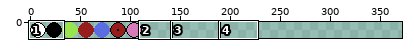
A sprite sheet gets an edit: assets/tiles.png. The first picture is a wide view before the edit; the outline marks the close-up.
Close-up. Before:
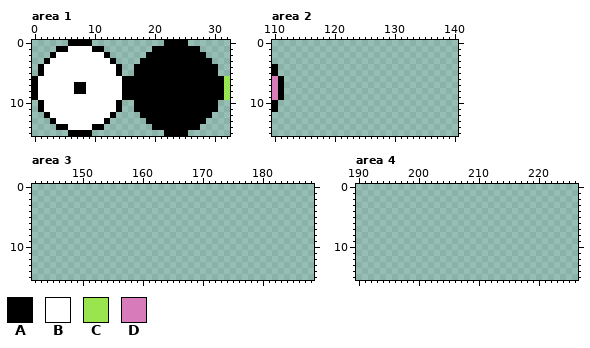
The file is 256x16 pixels. Shown: area 1: x 0..32, y 0..15; area 2: x 110..140, y 0..15; area 3: x 142..188, y 0..15; area 4: x 190..226, y 0..15. The old version is drawn lined up with the new one, on the new canvas. The wide view leaves out empty margins. The commit also changed other parts of the picture, which this record leaves out.
Palette (. is transparent): A #000000  B #ffffff  C #99e550  D #d77bba
Pixels before, area 1, first column x 0:
 0 ......AAAA............AAAA.......
 1 ....AABBBBAA........AAAAAAAA.....
 2 ...ABBBBBBBBA......AAAAAAAAAA....
 3 ..ABBBBBBBBBBA....AAAAAAAAAAAA...
 4 .ABBBBBBBBBBBBA..AAAAAAAAAAAAAA..
 5 .ABBBBBBBBBBBBA..AAAAAAAAAAAAAA..
 6 ABBBBBBBBBBBBBBAAAAAAAAAAAAAAAAAC
 7 ABBBBBBAABBBBBBAAAAAAAAAAAAAAAAAC
 8 ABBBBBBAABBBBBBAAAAAAAAAAAAAAAAAC
 9 ABBBBBBBBBBBBBBAAAAAAAAAAAAAAAAAC
10 .ABBBBBBBBBBBBA..AAAAAAAAAAAAAA..
11 .ABBBBBBBBBBBBA..AAAAAAAAAAAAAA..
12 ..ABBBBBBBBBBA....AAAAAAAAAAAA...
13 ...ABBBBBBBBA......AAAAAAAAAA....
14 ....AABBBBAA........AAAAAAAA.....
15 ......AAAA............AAAA.......
Pixels before, area 2, first column x 110:
 4 A.
 5 A.
 6 DA
 7 DA
 8 DA
 9 DA
10 A.
11 A.
After the commit:
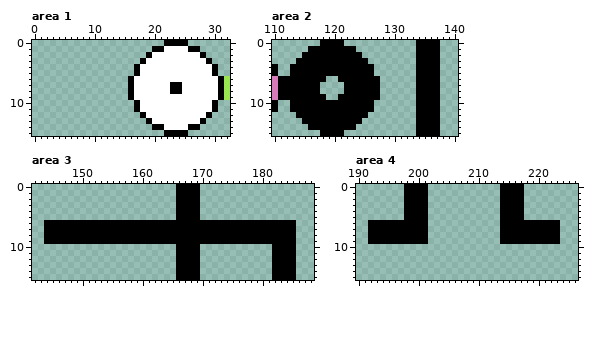
Change:
canvas 256x16 -> 512x16, the old top-left corner now at -16,0 (the part of the old canvas that was cut away was empty and is not shown)
Area 1:
The edit turns colour A into colour B in row 1 at x 22 to 25; in row 2 at x 20 to 27; in row 3 at x 19 to 28; in rows 4 to 5 at x 18 to 29; in row 6 at x 17 to 30; in rows 7 to 8 at x 17 to 22 and 25 to 30.
The edit turns colour A into colour B in row 9 at x 17 to 30; in rows 10 to 11 at x 18 to 29; in row 12 at x 19 to 28; in row 13 at x 20 to 27; in row 14 at x 22 to 25.
The author cleared colour A in row 0 at x 6 to 9; in row 1 at x 4 to 5 and 10 to 11; in row 2 at x 3 and 12; in row 3 at x 2 and 13; in rows 4 to 5 at x 1 and 14; in row 6 at x 0 and 15.
The author cleared colour A in rows 7 to 8 at x 0, 7 to 8 and 15; in row 9 at x 0 and 15; in rows 10 to 11 at x 1 and 14; in row 12 at x 2 and 13; in row 13 at x 3 and 12; in row 14 at x 4 to 5 and 10 to 11.
The author cleared colour A in row 15 at x 6 to 9.
The author cleared colour B in row 1 at x 6 to 9; in row 2 at x 4 to 11; in row 3 at x 3 to 12; in rows 4 to 5 at x 2 to 13; in row 6 at x 1 to 14; in rows 7 to 8 at x 1 to 6 and 9 to 14.
The author cleared colour B in row 9 at x 1 to 14; in rows 10 to 11 at x 2 to 13; in row 12 at x 3 to 12; in row 13 at x 4 to 11; in row 14 at x 6 to 9.
Area 2:
There is now colour A in row 0 at x 118 to 121 and 134 to 137; in row 1 at x 116 to 123 and 134 to 137; in row 2 at x 115 to 124 and 134 to 137; in row 3 at x 114 to 125 and 134 to 137; in rows 4 to 5 at x 113 to 126 and 134 to 137; in row 6 at x 112 to 118, 121 to 127 and 134 to 137.
There is now colour A in rows 7 to 8 at x 112 to 117, 122 to 127 and 134 to 137; in row 9 at x 112 to 118, 121 to 127 and 134 to 137; in rows 10 to 11 at x 113 to 126 and 134 to 137; in row 12 at x 114 to 125 and 134 to 137; in row 13 at x 115 to 124 and 134 to 137; in row 14 at x 116 to 123 and 134 to 137.
There is now colour A in row 15 at x 118 to 121 and 134 to 137.
Area 3:
There is now colour A in rows 0 to 5 at x 166 to 169; in rows 6 to 9 at x 144 to 185; in rows 10 to 15 at x 166 to 169 and 182 to 185.
Area 4:
There is now colour A in rows 0 to 5 at x 198 to 201 and 214 to 217; in rows 6 to 9 at x 192 to 201 and 214 to 223.
Pixel boxes of the changes (left, top, right, bottom) in both close-ups:
changed: (32, 40, 218, 136)
added: (284, 40, 380, 136)
added: (416, 40, 440, 136)
added: (44, 184, 296, 280)
added: (368, 184, 428, 244)
added: (500, 184, 560, 244)
